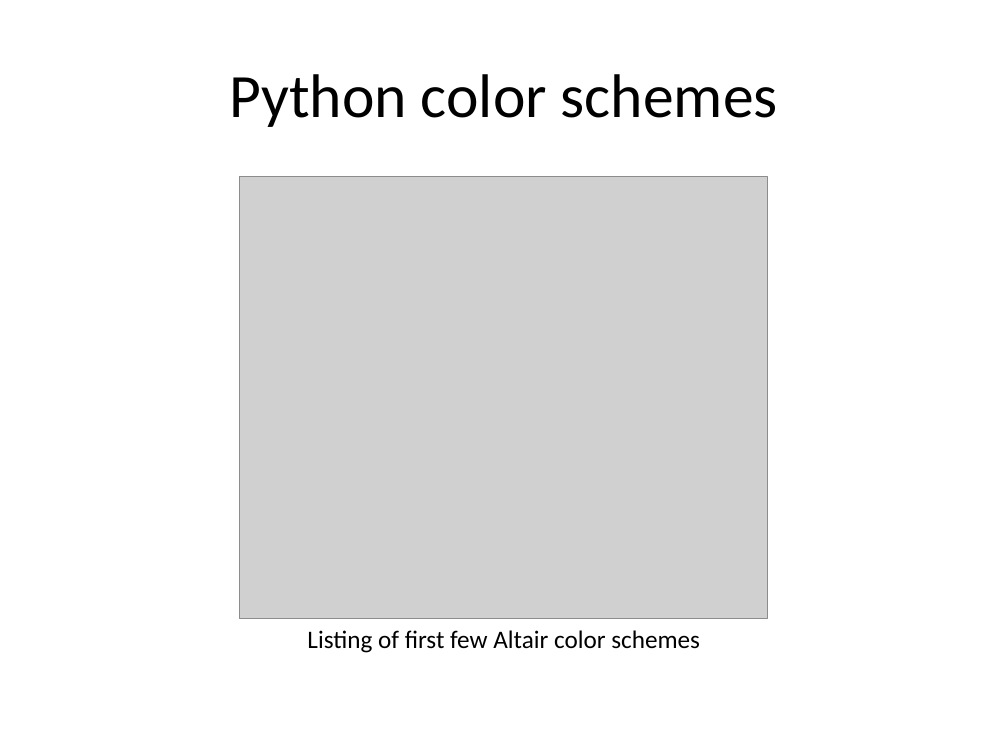
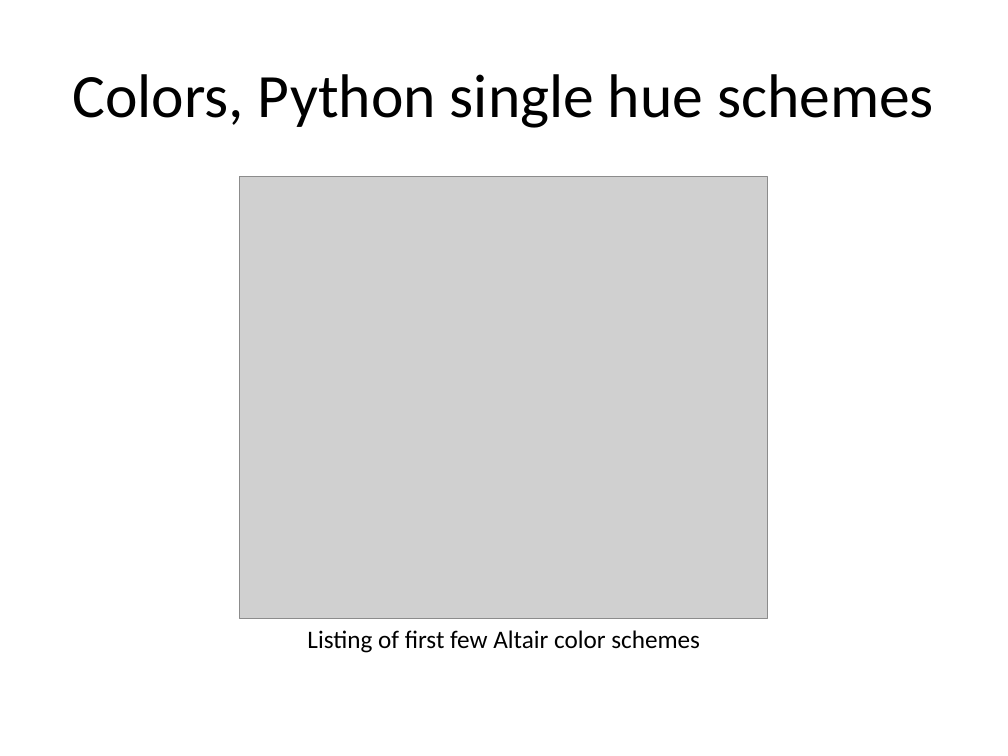
Before and after one commit to pmean/data-visualization, a slide deck: slide 24 of data-viz-02/component/tutorial-colors.pptx (slide 25 before the commit). Drawn at 1008x756 pixels with LibreOffice and Linux fonts; fonts in the diff are those of the drawing; grey boxes stand for pictures. Boxes give left, top, right and bottom in pixels: in the first picture for what was removed or moved away, otherwise in the second. Text is boxed around its words. In the diff, an @@ line names an element or a change of style, - is before the commit and + after.

```diff
--- a/data-viz-02/component/tutorial-colors.pptx
+++ b/data-viz-02/component/tutorial-colors.pptx
@@ title at box(72, 74, 934, 128): text changed @@
-Python color schemes
+Colors, Python single hue schemes
```
Also in this commit, not shown: 7 other slides changed, 7 slides added, 3 slides removed, 6 other files.
